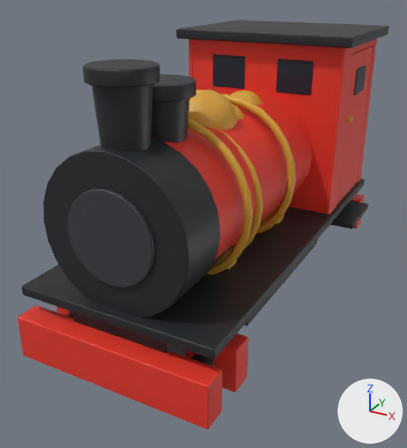
The glTF model assets/built/engine.glb, before and after one commit.
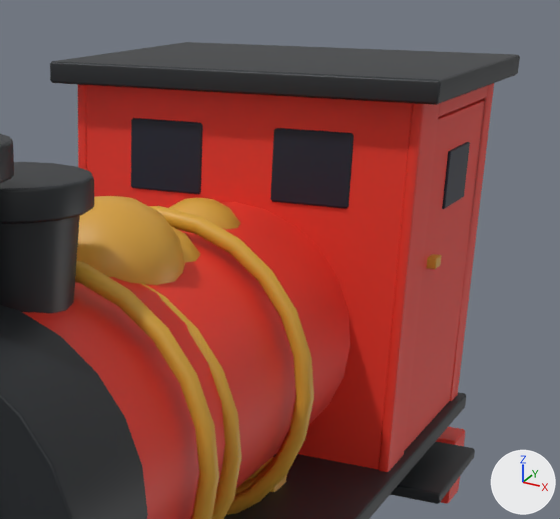
Each version appears first whole from a camera (50 mm lens) standing at (2.63, -5.64, 3.86) and looking at (-0.19, -0.51, 1.3), and next in a close-up on the part from 38% to 100% of the width and 0% to 53% of the height. Arrows for +X, +Y and +Z are at lower right; the lights stay in place. The last two pictures show the newer version. Where no turn or scale is listed for an object, it has been applied to the vertices. Vertices at exactly the same position are counted once.

Names of what the first close-up shows: 'engine_body', 'engine_body_long', 'engine_boiler', 'engine_boiler_long', 'engine_door', 'engine_lashing', 'engine_lashing_long'.
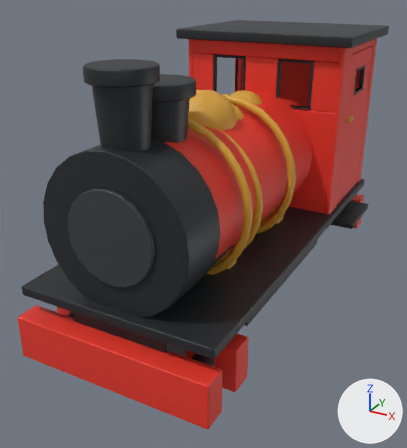
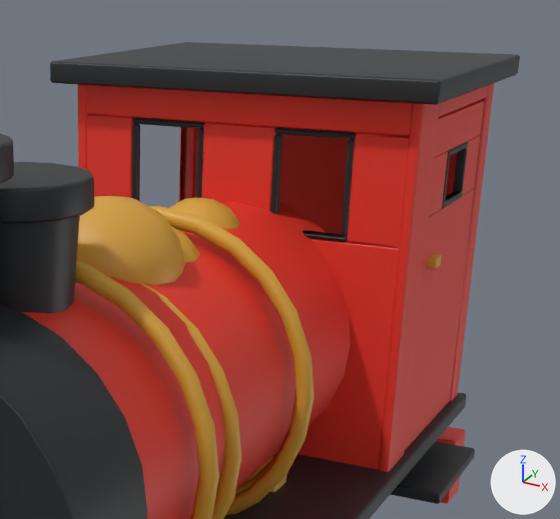
Changed parts and their boxes [x1, y1, x2, y2] in the close-ups (560 x 519 px; the box of a moved part takes in the faces that stretch with it):
'engine_door', reshaped, moved
    both: [404, 100, 484, 451]
part 1 of me_engine_body, rebuilt (40% taller)
    before: [272, 128, 354, 209]
    after: [272, 128, 356, 242]
part 2 of me_engine_body, rebuilt
    before: [131, 118, 202, 194]
    after: [132, 118, 204, 199]
part 3 of me_engine_body, added (red)
    after: [202, 123, 276, 211]
part 4 of me_engine_body, added (red)
    after: [87, 85, 412, 469]
part 5 of me_engine_body_long, added
    after: [132, 118, 205, 201]
part 6 of me_engine_body_long, added
    after: [271, 128, 354, 242]
part 7 of me_engine_body_long, moved or reshaped (not visible afterwards)
    before: [198, 125, 275, 200]

Edits to the bpy script that builds the scene:
```text
Change me_engine_body:
    used by ob_engine_body; location = (0.0, 0.0, 1.835)
    remove me_engine_body.from_pydata(...)  # 928 vertices, 1748 faces; spans x -1.15..1.15, y -2.34..2.34, z -1.46..1.46
    add me_engine_body.from_pydata(...)  # 1144 vertices, 2188 faces; spans x -1.15..1.15, y -2.34..2.34, z -1.46..1.46
    me_engine_body part 1: the loose piece of 24 vertices spanning x 0.2..0.62, y 0.5..0.53, z 0.81..1.18 is rebuilt with 88 vertices and now spans x 0.2..0.62, y 0.51..0.56, z 0.64..1.18
    me_engine_body part 2: the loose piece of 24 vertices spanning x -0.62..-0.2, y 0.5..0.53, z 0.81..1.18 is rebuilt with 88 vertices and now spans x -0.62..-0.2, y 0.51..0.56, z 0.64..1.18
    me_engine_body part 3: a new loose piece of 24 vertices spanning x -0.2..0.2, y 0.51..0.56, z 0.64..1.18, in mat_defaultmaterial
    me_engine_body part 4: 64 vertices added at x -0.92..0.92, y 0.51..0.56, z 0.63..1.19
Change me_engine_body_long:
    used by ob_engine_body_long; location = (0.0, -0.25, 1.835)
    remove me_engine_body_long.from_pydata(...)  # 544 vertices, 1012 faces; spans x -1.16..1.16, y -2.35..2.35, z -1.46..1.46
    add me_engine_body_long.from_pydata(...)  # 760 vertices, 1452 faces; spans x -1.16..1.16, y -2.35..2.35, z -1.46..1.46
    me_engine_body_long part 5: a new loose piece of 88 vertices spanning x -0.62..-0.2, y 0.76..0.82, z 0.64..1.18, in mat_defaultmaterial_001
    me_engine_body_long part 6: a new loose piece of 88 vertices spanning x 0.2..0.62, y 0.76..0.82, z 0.64..1.18, in mat_defaultmaterial_001
    me_engine_body_long part 7: 6 vertices moved from x -0.21..0.61, y 0.75..0.77, z 0.82..1.18 to x -0.91..0.92, y 0.76..0.81, z 0.65..1.19; 42 vertices removed from x -0.62..0.62, y 0.75..0.77, z 0.81..1.18; 58 vertices added at x -0.92..0.92, y 0.76..0.81, z 0.63..1.19
    other edits to the shape of me_engine_body_long do not show in these pictures
Change me_engine_door:
    used by ob_engine_door; location = (0.95, 1.3, 2.17)
    remove me_engine_door.from_pydata(...)  # 72 vertices, 132 faces; spans x -0.05..0.05, y -0.49..0.49, z -0.89..0.89
    add me_engine_door.from_pydata(...)  # 200 vertices, 396 faces; spans x -0.05..0.05, y -0.49..0.49, z -0.9..0.9
    me_engine_door part 8: 21 vertices moved from x -0.04..0.01, y -0.49..0.49, z -0.89..0.89 to x -0.04..0.0, y -0.49..0.49, z -0.89..0.89; 18 vertices removed from x -0.05..0.01, y -0.49..0.49, z -0.89..0.89; 146 vertices added at x -0.05..0.0, y -0.49..0.49, z -0.9..0.9
Change ob_engine_door:
    ob_engine_door.location: (0.95, 1.3, 2.17) -> (0.947, 1.3, 2.17)
```
